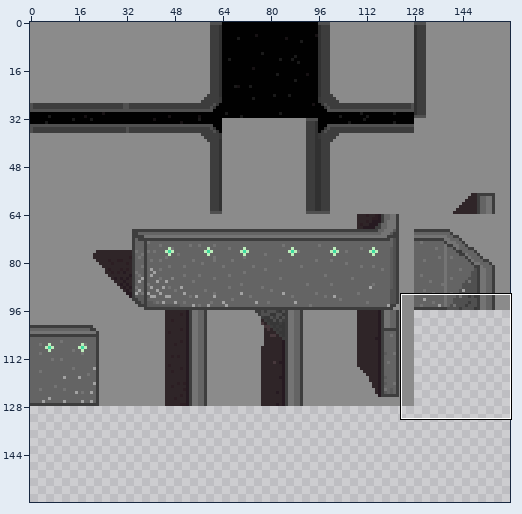
Sprite sheet: LethalWeapon/LethalWeapon/Content/Tileset01.png. The first picture is a wide view before the edit; the outline marks the close-up.
Close-up. Before the commit:
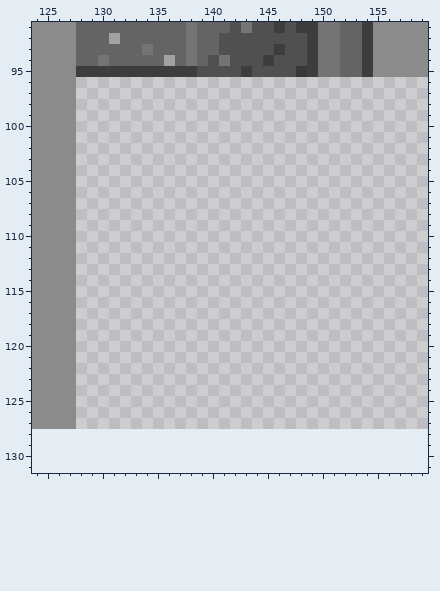
The file is 160x128 pixels. Colours within 5 levels of each other are drawn and written as one. Shown: x 124..159, y 91..131. The old version is drawn lined up with the new one, on the new canvas. The commit also changed other parts of the picture, which this record leaves out.
Once edited:
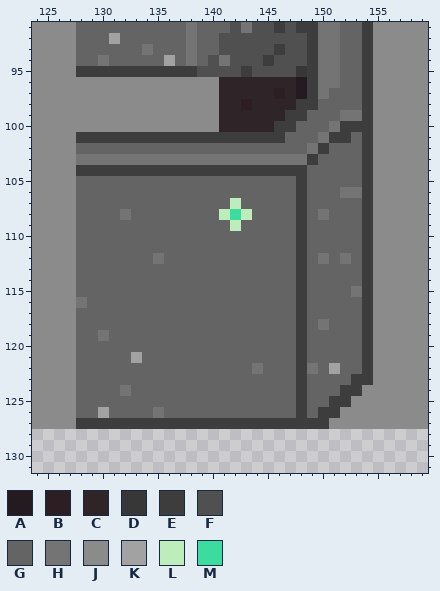
Palette (. is transparent): A #261a21  B #2c1e23  C #2f2528  D #373737  E #3d3d3d  F #505050  G #646464  H #747474  J #8b8b8b  K #a2a2a2  L #bcedba  M #3cdca0
Changes in this commit:
canvas 160x128 -> 160x160
@@ x 124..159 @@
  95 JJJJEEEEEEEEEEEFFFFEFFFFDEHHGGEJJJJJ
- 96 JJJJ................................
- 97 JJJJ................................
- 98 JJJJ................................
- 99 JJJJ................................
-100 JJJJ................................
-101 JJJJ................................
-102 JJJJ................................
-103 JJJJ................................
-104 JJJJ................................
-105 JJJJ................................
-106 JJJJ................................
-107 JJJJ................................
-108 JJJJ................................
-109 JJJJ................................
-110 JJJJ................................
-111 JJJJ................................
-112 JJJJ................................
-113 JJJJ................................
-114 JJJJ................................
-115 JJJJ................................
-116 JJJJ................................
-117 JJJJ................................
-118 JJJJ................................
-119 JJJJ................................
-120 JJJJ................................
-121 JJJJ................................
-122 JJJJ................................
-123 JJJJ................................
-124 JJJJ................................
-125 JJJJ................................
-126 JJJJ................................
-127 JJJJ................................
+ 96 JJJJJJJJJJJJJJJJJCCCCCCCAEHHGGEJJJJJ
+ 97 JJJJJJJJJJJJJJJJJCCCCCBCAEHGGGEJJJJJ
+ 98 JJJJJJJJJJJJJJJJJCCBCCCCEEGGGGEJJJJJ
+ 99 JJJJJJJJJJJJJJJJJCCCCCCEEGGGHHEJJJJJ
+100 JJJJJJJJJJJJJJJJJCCCCCEEGGGHEEEJJJJJ
+101 JJJJEEEEEEEEEEEEEEEEEEEGGGHEEGEJJJJJ
+102 JJJJGGGGGGGGGGGGGGGGGGGGGHEGGGEJJJJJ
+103 JJJJHHHHHHHHHHHHHHHHHHHHHEGGGGEJJJJJ
+104 JJJJEEEEEEEEEEEEEEEEEEEEEGGGGGEJJJJJ
+105 JJJJGGGGGGGGGGGGGGGGGGGGEGGGGGEJJJJJ
+106 JJJJGGGGGGGGGGGGGGGGGGGGEGGGHHEJJJJJ
+107 JJJJGGGGGGGGGGGGGGLGGGGGEGGGGGEJJJJJ
+108 JJJJGGGGHGGGGGGGGLMLGGGGEGHGGGEJJJJJ
+109 JJJJGGGGGGGGGGGGGGLGGGGGEGGGGGEJJJJJ
+110 JJJJGGGGGGGGGGGGGGGGGGGGEGGGGGEJJJJJ
+111 JJJJGGGGGGGGGGGGGGGGGGGGEGGGGGEJJJJJ
+112 JJJJGGGGGGGHGGGGGGGGGGGGEGHGHGEJJJJJ
+113 JJJJGGGGGGGGGGGGGGGGGGGGEGGGGGEJJJJJ
+114 JJJJGGGGGGGGGGGGGGGGGGGGEGGGGGEJJJJJ
+115 JJJJGGGGGGGGGGGGGGGGGGGGEGGGGHEJJJJJ
+116 JJJJHGGGGGGGGGGGGGGGGGGGEGGGGGEJJJJJ
+117 JJJJGGGGGGGGGGGGGGGGGGGGEGGGGGEJJJJJ
+118 JJJJGGGGGGGGGGGGGGGGGGGGEGHGGGEJJJJJ
+119 JJJJGGHGGGGGGGGGGGGGGGGGEGGGGGEJJJJJ
+120 JJJJGGGGGGGGGGGGGGGGGGGGEGGGGGEJJJJJ
+121 JJJJGGGGGKGGGGGGGGGGGGGGEGGGGGEJJJJJ
+122 JJJJGGGGGGGGGGGGGGGGHGGGEHGKGGEJJJJJ
+123 JJJJGGGGGGGGGGGGGGGGGGGGEGGGGEEJJJJJ
+124 JJJJGGGGHGGGGGGGGGGGGGGGEGGGEEJJJJJJ
+125 JJJJGGGGGGGGGGGGGGGGGGGGEGGEEJJJJJJJ
+126 JJJJGGKGGGGHGGGGGGGGGGGGEGEEJJJJJJJJ
+127 JJJJEEEEEEEEEEEEEEEEEEEEEEEJJJJJJJJJ
 128 ....................................
Pixel boxes of the changes (left, top, right, bottom) in both close-ups:
added: (76, 77, 428, 429)
